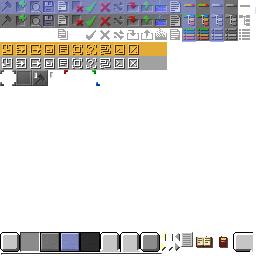
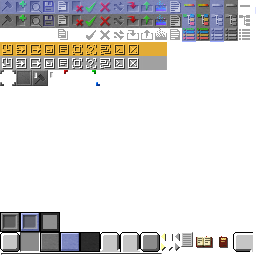
Layer changes from the first 256x256 image to the second:
added layer "Layer #5" (grain merge, 79%) in group "widget" over [3, 215, 57, 229]
added layer "button copy" in group "widget" over [0, 212, 60, 232]
